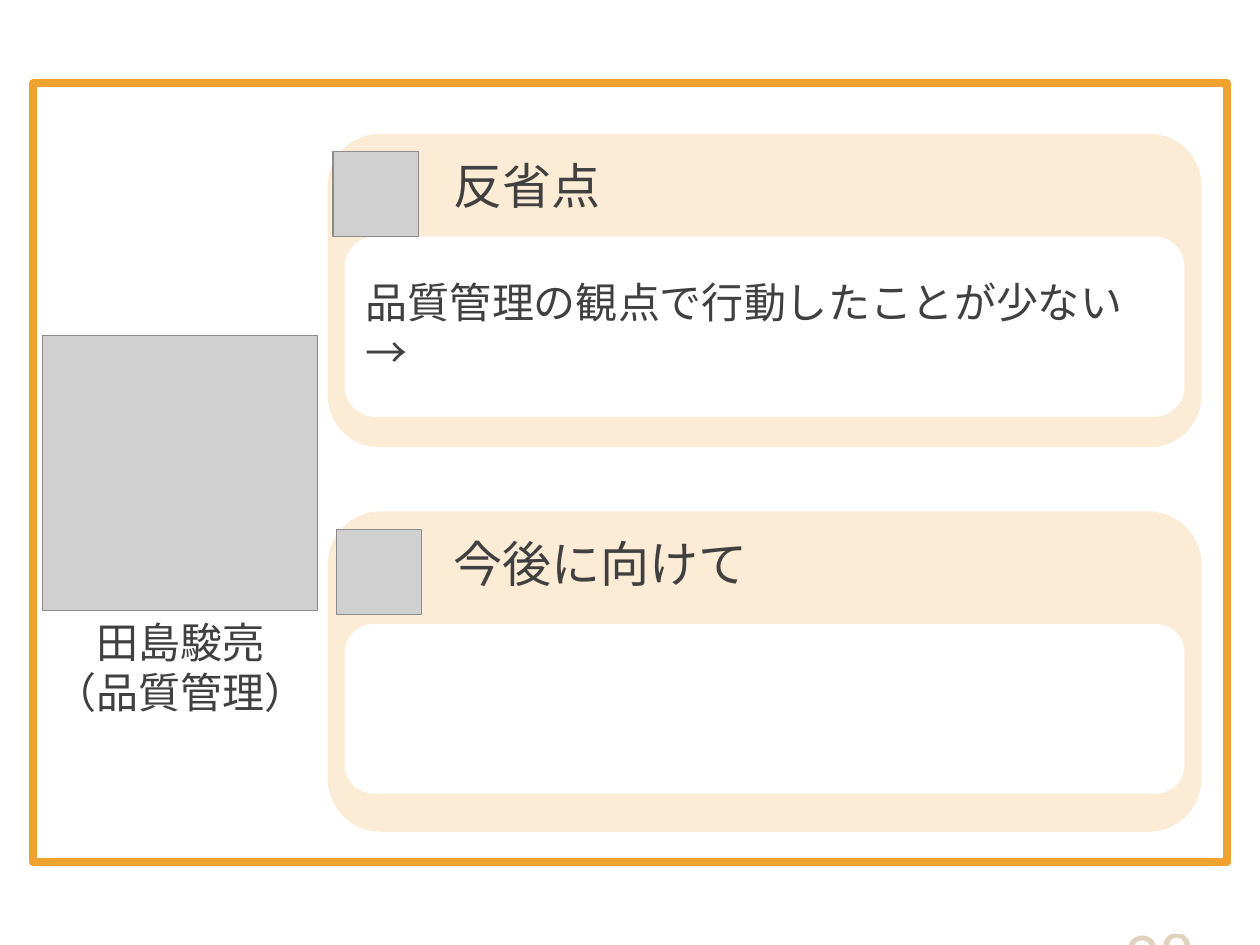
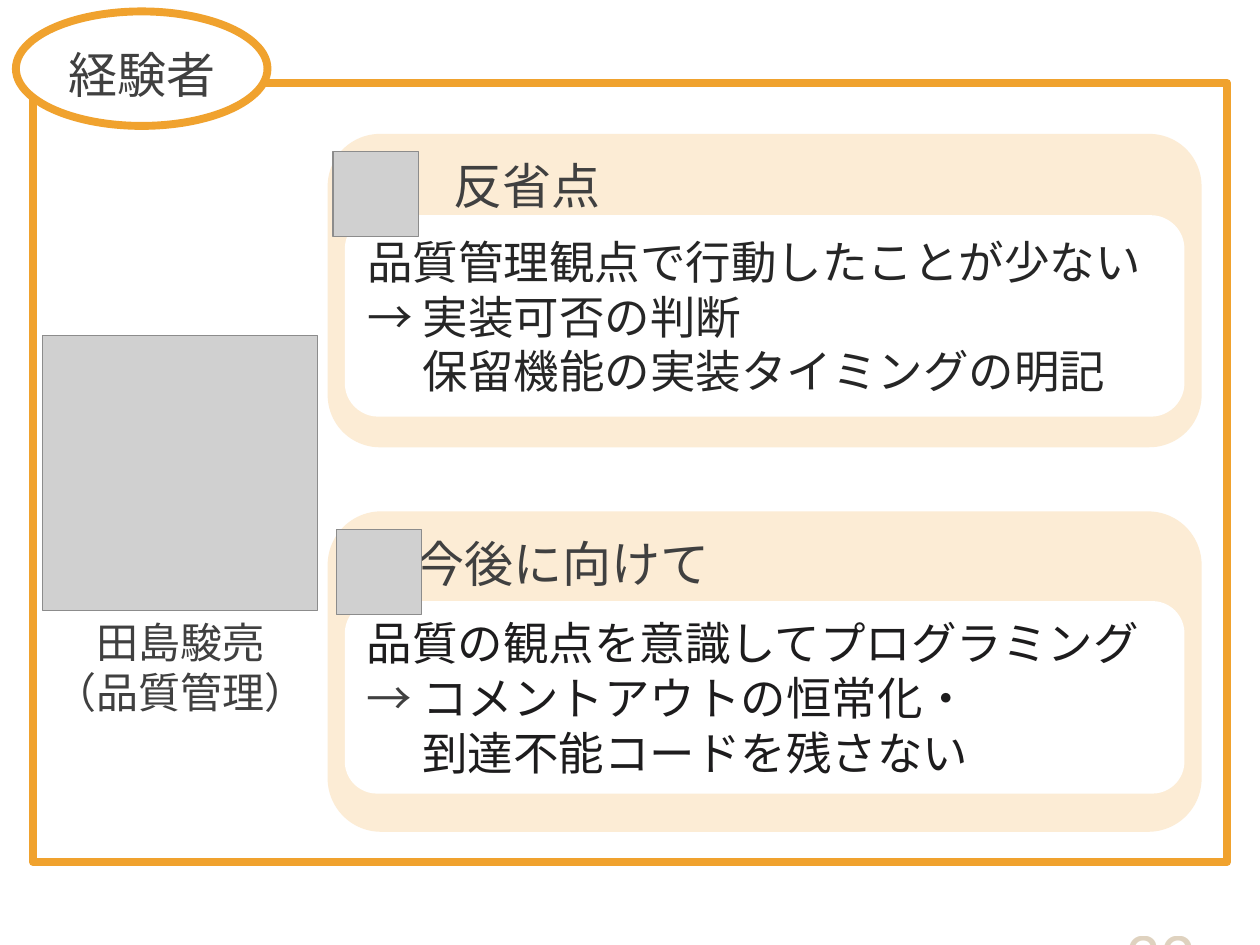
Before and after one commit to DOJO-2021/D-2, a slide deck: slide 32 of documents/プレゼン/Knowledge Holder_清書版.pptx (slide 28 before the commit). Drawn at 1260x945 pixels with LibreOffice and Linux fonts; fonts in the diff are those of the drawing; grey boxes stand for pictures. Boxes give left, top, right and bottom in pixels: in the first picture for what was removed or moved away, otherwise in the second. Text is boxed around its words. In the diff, an @@ line names an element or a change of style, - is before the commit and + after.

```diff
--- a/documents/プレゼン/Knowledge Holder_清書版.pptx
+++ b/documents/プレゼン/Knowledge Holder_清書版.pptx
@@ ellipse added at box(16, 11, 268, 126), fill #FFFFFF, outline #F0A22E 4.5 pt, 28 pt, text #404040 @@
+経験者
@@ rounded rectangle "反省点" at box(328, 134, 1202, 447): font Calibri to Noto Sans CJK JP @@
@@ rounded rectangle "品質管理観点で行動したことが少ない": place and size @@
-rounded rectangle "品質管理観点で行動したことが少ない" at box(345, 237, 1184, 417)
+rounded rectangle "品質管理観点で行動したことが少ない" at box(345, 215, 1184, 417)
@@ text in rounded rectangle at box(367, 233, 1141, 392): text changed; size 24 to 26 pt; text colour #404040 to #262626 @@
-品質管理の観点で行動したことが少ない
-→
+品質管理観点で行動したことが少ない
+→ 実装可否の判断
+保留機能の実装タイミングの明記
@@ rounded rectangle "今後に向けて" at box(328, 512, 1202, 832): font Calibri to Noto Sans CJK JP @@
@@ rounded rectangle "品質の観点を意識してプログラミング": place and size @@
-rounded rectangle "品質の観点を意識してプログラミング" at box(345, 624, 1184, 794)
+rounded rectangle "品質の観点を意識してプログラミング" at box(345, 601, 1184, 794)
@@ text in rounded rectangle at box(367, 614, 1139, 774): text added @@
+品質の観点を意識してプログラミング
+→ コメントアウトの恒常化・
+到達不能コードを残さない
@@ page number at box(906, 810, 1208, 945): text changed @@
-28
+32
```
Also in this commit, not shown: 22 other slides changed, 6 slides added, 2 slides removed.
